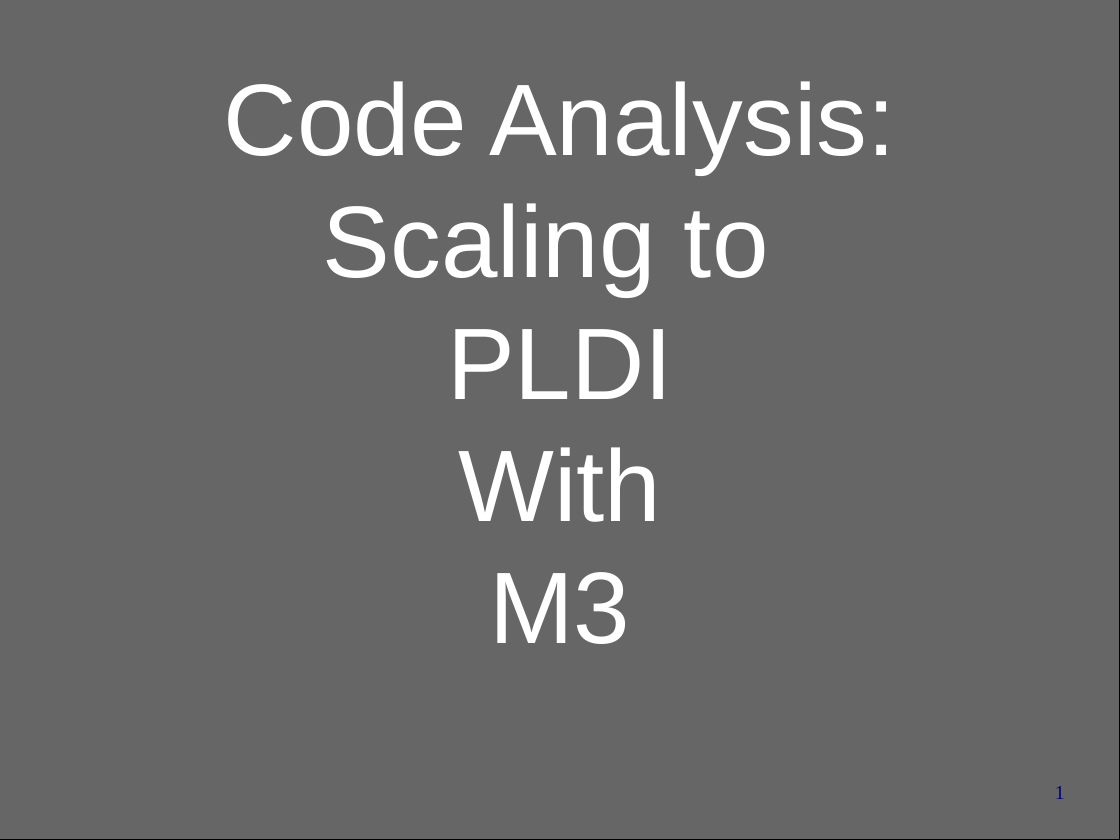
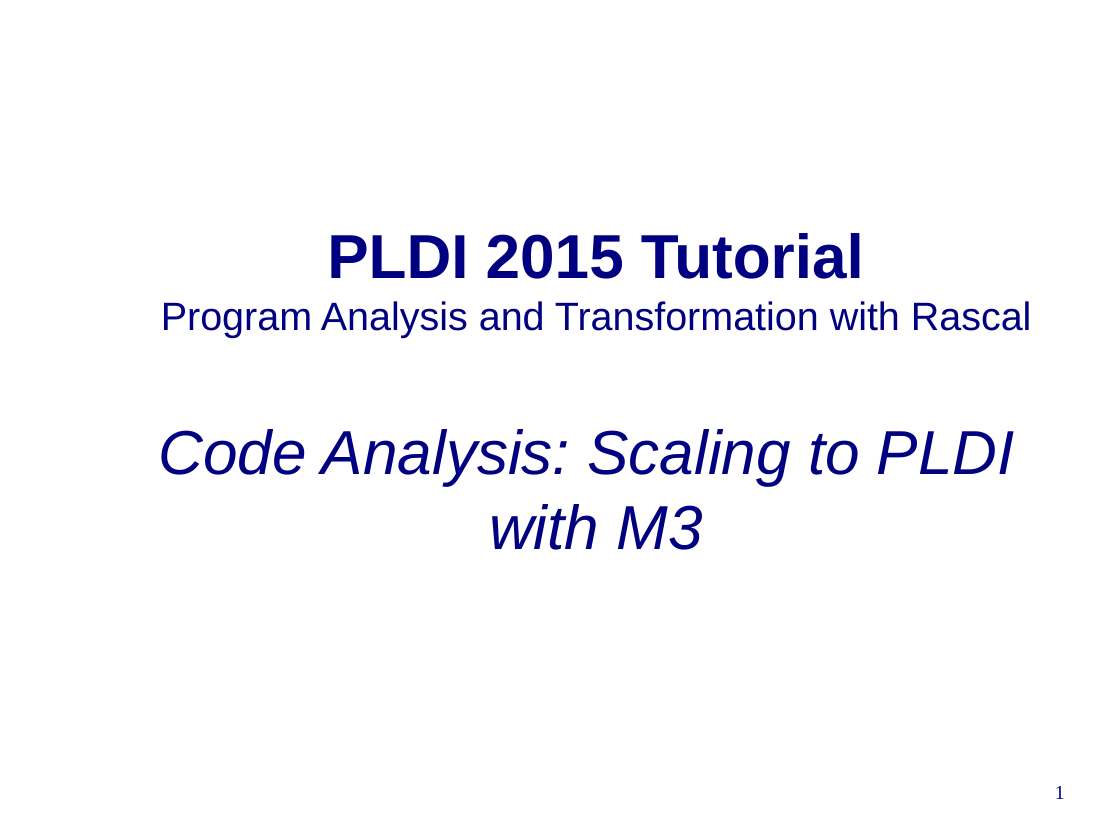
Before and after one commit to cwi-swat/rascal-course-pldi-2015, a slide deck: slide 1 of presentations/M3-overview.odp. Drawn at 1120x840 pixels with LibreOffice and Linux fonts; fonts in the diff are those of the drawing; background and template pictures are left out. Boxes give left, top, right and bottom in pixels: in the first picture for what was removed or moved away, otherwise in the second. Text is boxed around its words. In the diff, an @@ line names an element or a change of style, - is before the commit and + after.

Commit message:
Changes to title slides

```diff
--- a/presentations/M3-overview.odp
+++ b/presentations/M3-overview.odp
@@ rectangle removed at bbox=[0, 0, 1120, 840] @@
@@ title at bbox=[159, 233, 1032, 550]: text changed; size 72 to 44 pt; text colour #FFFFFF to #000080 @@
-Code Analysis:
-Scaling to
-PLDI
-With
-M3
+PLDI 2015 Tutorial
+Program Analysis and Transformation with Rascal
+Code Analysis: Scaling to PLDI
+with M3
```
Also in this commit, not shown: 13 other files.
